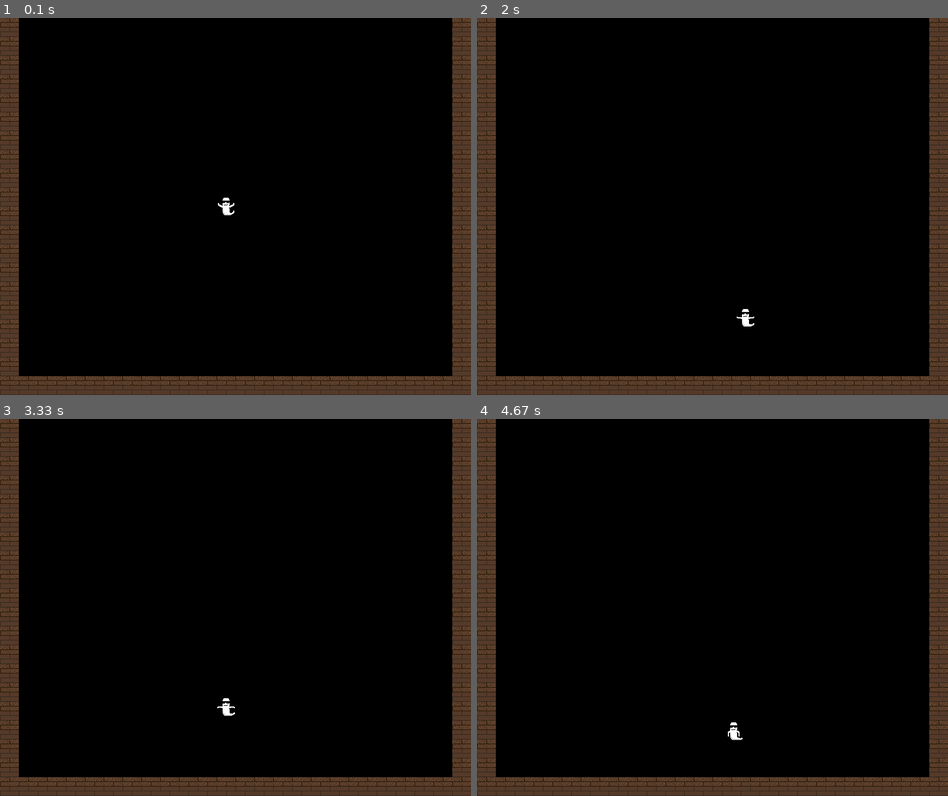
Above: before the commit, frames 1-4 (two rows, left to right).
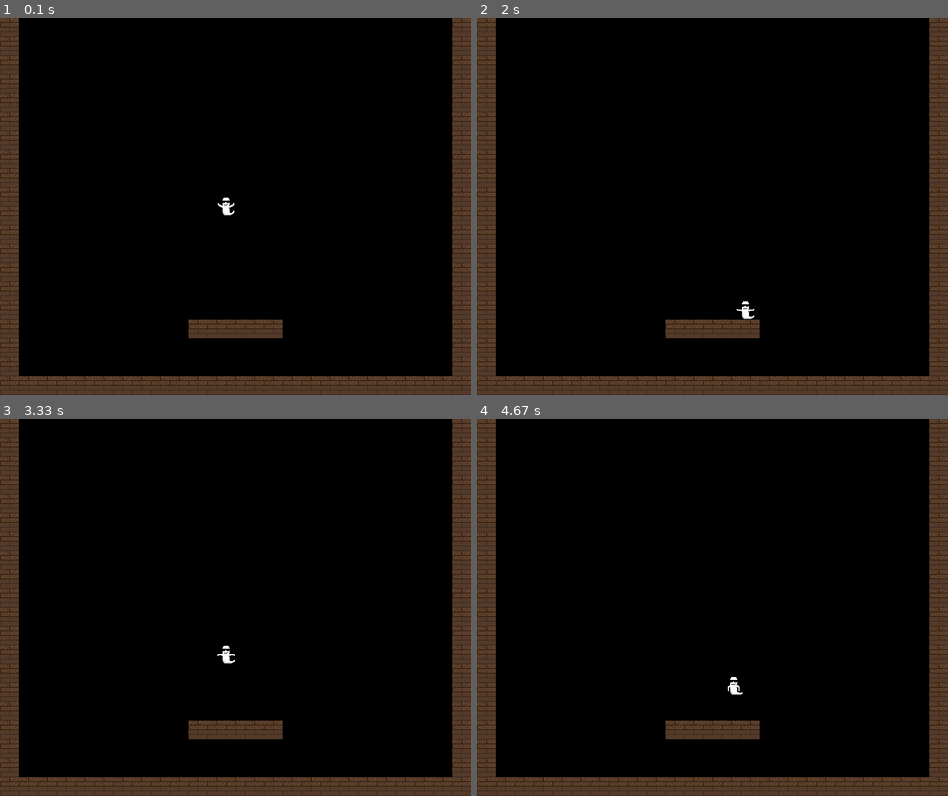
Above: after the commit, the same moments.

Repository: Cjreynol-zz/pygame-boilerplate
Game: pygame game, started from main.py
Same seed, same stepped clock (60 frames per second), same inputs: the game is played once before the commit and once after it.
Inputs:
- Up to frame 1 (0.1 s): no input
- Up to frame 2 (2 s): hold Right 0.33-0.8 s; hold Up 0.83-1.13 s; hold Right 1.17-1.63 s; hold Left from 1.67 s (still down)
- Up to frame 3 (3.33 s): release Left at 2.2 s; hold Down 2.23-2.53 s; hold Left 2.57-2.97 s; hold Up from 3 s (still down)
- Up to frame 4 (4.67 s): release Up at 3.37 s; hold Right 3.4-4.03 s; hold Down 4.07-4.43 s; hold Left from 4.47 s (still down)

The runs differ from the first frame. In frame 1, 1.0% of the frame differs, in the area x 40-60%, y 80-85%; in frame 2, 1.1%; in frame 3, 1.1%, in the area x 40-60%, y 60-85%; in frame 4, 1.1%.

Commit message:
Decouple Game from GameState
The idea is that a custom GameState class is created with the game
logic, subclassing GameStateABC to ensure the interface for Game.

Diff:
--- a/boilerplate/game.py
+++ b/boilerplate/game.py
@@ -1,33 +1,35 @@
 from pygame                     import event, init, quit
+from pygame.time                import Clock
 
 from boilerplate.game_screen    import GameScreen
-from boilerplate.game_state     import GameState
 
 
 class Game:
     """
+    The manager class for controlling the game screen and running the game
+    state.
     """
 
-    TITLE = "LD42 Testing"
     SCREEN_SIZE = (800, 640)
+    FPS = 30
 
-    def __init__(self):
-        self.screen = GameScreen(self.TITLE, self.SCREEN_SIZE)
-        self.state = GameState()
+    def __init__(self, title):
+        self.screen = GameScreen(title, self.SCREEN_SIZE)
+        self.clock = Clock()
 
-    def run(self):
+    def run(self, state):
         """
-        Run the main logic loop of the game.
+        Play the game until it reaches a final state.
         """
         init()
 
-        while not self.state.done:
-            self.state.tick()
-            self.screen.clear(self.state.get_groups())
-            self.state.handle_events(event.get())
+        while not state.done:
+            self.clock.tick(self.FPS)
+            self.screen.clear(state.get_all_groups())
+            state.handle_events(event.get())
 
-            self.state.update()
-            dirty_rects = self.screen.draw(self.state.get_groups())
+            state.update()
+            dirty_rects = self.screen.draw(state.get_all_groups())
             self.screen.update_display(dirty_rects)
 
         quit()
--- /dev/null
+++ b/boilerplate/game_state_abc.py
@@ -0,0 +1,24 @@
+from abc import ABC, abstractmethod
+
+
+class GameStateABC(ABC):
+    """
+    Set up the expected interface for specific game states to work in my
+    boilerplate framework.
+    """
+
+    def __init__(self, fps):
+        self.fps = fps
+        self.done = False
+
+    @abstractmethod
+    def get_all_groups(self):
+        pass
+
+    @abstractmethod
+    def get_collide_groups(self):
+        pass
+
+    def update(self):
+        for group in self.get_all_groups():
+            group.update(self.fps, self.get_collide_groups())
--- a/boilerplate/movable_sprite.py
+++ b/boilerplate/movable_sprite.py
@@ -1,3 +1,5 @@
+from itertools import chain
+
 from pygame.math                    import Vector2
 from pygame.sprite                  import spritecollide
 
@@ -16,7 +18,9 @@
         self.velocity = Vector2()       # pixels per frame
         self.acceleration = Vector2()
 
-    def update(self, frame_rate, collide_group):
+        self.jumping = False
+
+    def update(self, frame_rate, collide_groups):
         """
         Move the sprite a fraction of its velocity (vel / frame_rate).
 
@@ -33,7 +37,7 @@
         self.change_position(delta_d)
         self.change_velocity(delta_v)
 
-        collisions = self._detect_collisions(collide_group)
+        collisions = self._detect_collisions(collide_groups)
         self._handle_collisions(collisions)
 
     def _handle_collisions(self, collisions):
@@ -49,19 +53,22 @@
                 elif collision.rect.collidepoint(self.rect.midbottom):
                     self.rect.bottom = collision.rect.top
                     self.change_velocity((0, -self.velocity.y))
+                    self.jumping = False
                 elif collision.rect.collidepoint(self.rect.midleft):
                     self.rect.left = collision.rect.right
 
-    def _detect_collisions(self, collide_group):
+    def _detect_collisions(self, collide_groups):
         """
-        Determine if this Sprite intersects any of the Sprites in the other
-        group.
+        Determine if this Sprite intersects any of the Sprites in any of the
+        collision groups.
 
         ** NOTE **
         Very simple, fails to act as expected if the velocity moves this
         Sprite through the colliding sprite
         """
-        return spritecollide(self, collide_group, False)
+        collision_lists = [spritecollide(self, group, False)
+                            for group in collide_groups]
+        return list(chain.from_iterable(collision_lists))   # flatten
 
     def change_velocity(self, delta_v):
         self.velocity += Vector2(delta_v)
--- a/boilerplate/game_state.py
+++ b/example/game_state.py
@@ -4,33 +4,37 @@
 from pygame.locals              import (QUIT, K_DOWN, K_ESCAPE, K_LEFT,
                                             K_UP, K_RIGHT, KEYDOWN, KEYUP)
 from pygame.sprite              import Sprite, RenderUpdates
-from pygame.time                import Clock
 
 from boilerplate.image_loading  import load_image
+from boilerplate.game_state_abc import GameStateABC
 from boilerplate.movable_sprite import MovableSprite
 
 
-class GameState:
+class GameState(GameStateABC):
     """
     """
 
-    FPS = 30
     GHOST_ANIMATION_LENGTH = 5      # in frames
     GRAVITY = (0, 256)
     VELOCITY = 128
     JUMP_VELOCITY = VELOCITY * 2
 
-    IMG_DIR = "assets"
+    IMG_DIR = path.join("example", "assets")
 
-    def __init__(self):
-        self.clock = Clock()
-        self.done = False
+    def __init__(self, fps):
+        super().__init__(fps)
 
         self.ghost = self._create_ghost()
         self.ghost_group = RenderUpdates(self.ghost)
 
         walls = self._create_walls()
         self.wall_group = RenderUpdates(*walls)
+
+    def get_all_groups(self):
+        return [self.ghost_group, self.wall_group]
+
+    def get_collide_groups(self):
+        return [self.wall_group]
 
     def _create_ghost(self):
         ghost_path = path.join(self.IMG_DIR, "boo_spritesheet.png")
@@ -53,6 +57,8 @@
         left = Surface((square_size, screen_height))
         right = Surface((square_size, screen_height))
 
+        platform = Surface((square_size * 5, square_size))
+
         rect = Rect(0, 0, 0, 0)
         for i in range(screen_width // square_size):
             rect.left = i * square_size
@@ -63,6 +69,11 @@
             rect.top = i * square_size
             left.blit(wall_tile, rect)
             right.blit(wall_tile, rect)
+
+        rect.top = 0
+        for i in range(5):
+            rect.left = i * square_size
+            platform.blit(wall_tile, rect)
 
         bot_sprite = Sprite()
         bot_sprite.image = bottom
@@ -79,16 +90,13 @@
         right_sprite.rect = right_sprite.image.get_rect()
         right_sprite.rect.topleft = (screen_width - square_size, 0)
 
-        return [bot_sprite, left_sprite, right_sprite]
+        platform_sprite = Sprite()
+        platform_sprite.image = platform
+        platform_sprite.rect = platform_sprite.image.get_rect()
+        platform_sprite.rect.topleft = (screen_width // 2 - square_size * 2.5,
+                                            screen_height * 4 // 5)
 
-    def get_groups(self):
-        return [self.ghost_group, self.wall_group]
-
-    def tick(self):
-        return self.clock.tick(self.FPS)
-
-    def update(self):
-        self.ghost_group.update(self.FPS, self.wall_group)
+        return [bot_sprite, left_sprite, right_sprite, platform_sprite]
 
     def handle_events(self, event_list):
         for event in event_list:
@@ -101,10 +109,10 @@
             elif event.type == KEYUP and event.key == K_DOWN:
                 self.ghost.change_velocity((0, -self.VELOCITY))
 
-            elif event.type == KEYDOWN and event.key == K_UP:
+            elif (event.type == KEYDOWN and event.key == K_UP
+                    and not self.ghost.jumping):
                 self.ghost.change_velocity((0, -self.JUMP_VELOCITY))
-#            elif event.type == KEYUP and event.key == K_UP:
-#                self.ghost.change_velocity((0, self.JUMP_VELOCITY))
+                self.ghost.jumping = True
 
             elif event.type == KEYDOWN and event.key == K_RIGHT:
                 self.ghost.change_velocity((self.VELOCITY, 0))
--- a/main.py
+++ b/main.py
@@ -1,9 +1,11 @@
-from boilerplate.game import Game
+from boilerplate.game       import Game
+
+from example.game_state     import GameState
 
 
 def main():
-    game = Game()
-    game.run()
+    game = Game("LD 42 Testing")
+    game.run(GameState(game.FPS))
 
 if __name__ == "__main__":
     main()
Renamed: assets/boo_spritesheet.png -> example/assets/boo_spritesheet.png
Renamed: assets/wood_panel_tile.png -> example/assets/wood_panel_tile.png
